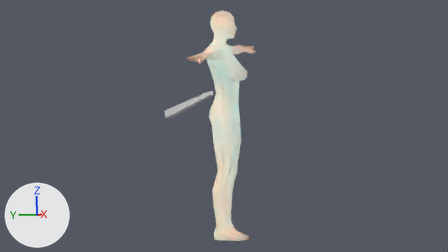
Before and after pictures for a commit that changed the Blender file Blender Files/human_female4_melee.blend.
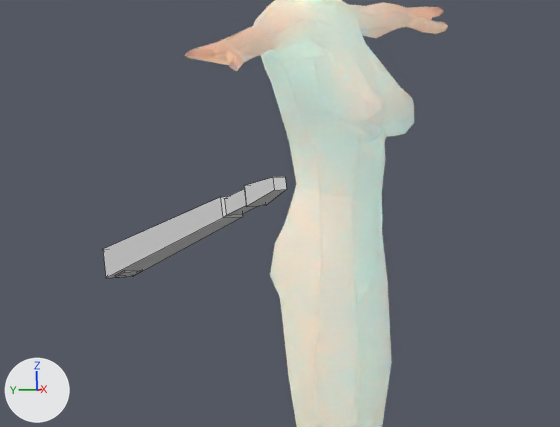
Each version is shown from the file's camera 'Camera', then close up on the part from 31% to 64% of the width and 18% to 63% of the height. Every picture has the same lights, and +X, +Y and +Z are marked at lower left. The close-ups show mesh edges as thin lines.

The first close-up shows 'Cube', 'female'.
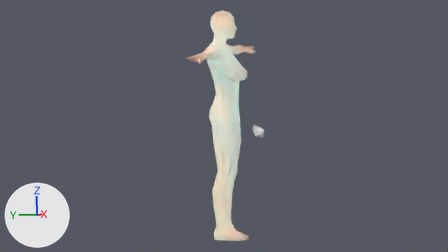
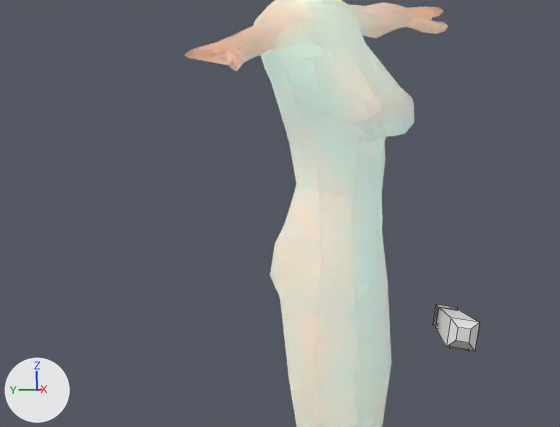
What the commit changed:
Object 'Cube' (ob_cube) moves from (5.66, 3.31, 10.28) to (1.3, -2.13, 8.24).
Object 'Cube' (ob_cube) turns from (-259, 2.2, 125) to (89, 9.6, -72) degrees about x, y and z.

Where the change shows, as pixel boxes (x1, y1, x2, y2) in the close-ups (560 x 427 px):
'Cube', moved, turned
    before: (103, 177, 287, 278)
    after: (433, 304, 480, 351)
